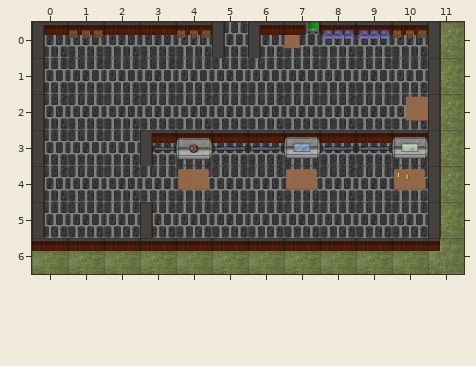
A Tiled map (JSON) gets an edit: game/Darrkhan/assets/tilemaps/1erMonde.json. Above: the version before the commit.
Cells are 150x150 px. Shown: x 0..11, y 0..6.
After the commit:
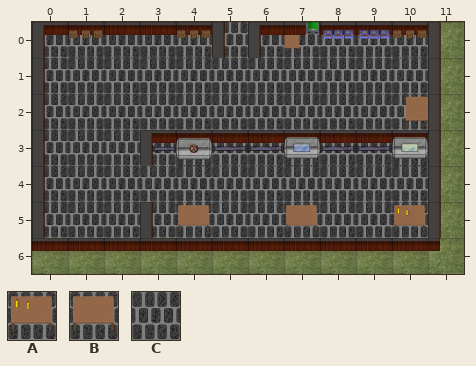
Key: from "asset": A 0, B 2, C 3.
_ is an empty cell.
What changed:
Layer "Decor":
Tile A is added in row 5 at x 10.
Tile B is added in row 5 at x 4 and 7.
Tile C replaces tile A in row 4 at x 10.
Tile C replaces tile B in row 4 at x 4 and 7.
Boxes around the changes in both pictures, in picture pixels (x1, y1, x2, y2):
changed: (178, 169, 209, 232)
changed: (286, 169, 317, 232)
changed: (392, 169, 428, 238)
